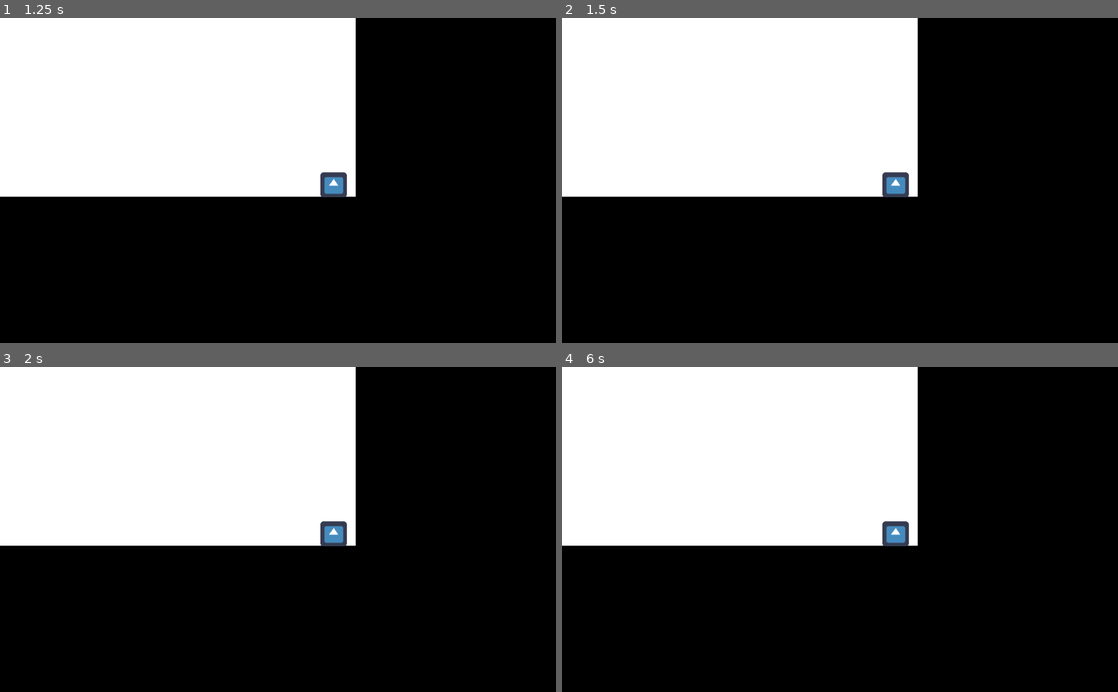
Above: before the commit, frames 1-4 (two rows, left to right).
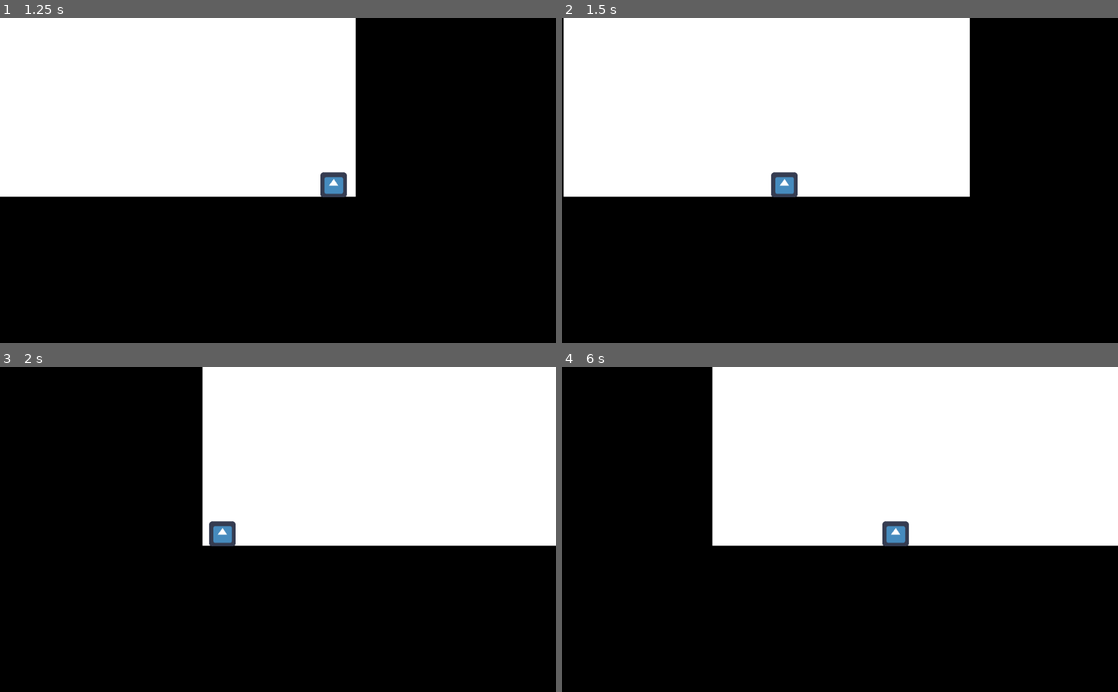
Above: after the commit, the same moments.

Repository: Alkouille/Evolve
Game: Godot game, scene res://Scene/Map.tscn
The game is run twice, just before and just after one commit, with the same random seed, the same clock (stepped at 60 frames per second) and the same inputs. The engine's default icon, where the game draws it, is replaced by a stand-in: a white triangle on a blue panel in a dark square.
Inputs:
- Up to frame 1 (1.25 s): tap Enter at 0.5 s; hold D (WalkRight) from 0.53 s (still down)
- Up to frame 2 (1.5 s): tap Space at 1.25 s; release D (WalkRight) at 1.28 s; hold Q (WalkLeft) from 1.28 s (still down)
- Up to frame 3 (2 s): keep holding Q (WalkLeft)
- Up to frame 4 (6 s): tap Enter at 2, 3.5 s; release Q (WalkLeft) at 2.03 s; hold D (WalkRight) 2.03-3.53 s; tap Space at 2.75, 4.25 s; hold Q (WalkLeft) 3.53-5.78 s; hold D (WalkRight) from 5.78 s (still down)

Frame 1 is identical in both runs. In frame 2, 6.2% of the frame differs, in the area x 0-74%, y 0-56%; in frame 3, 41%, in the area x 0-100%, y 0-56%; in frame 4, 35%.

Commit message:
Update the Apple & Player script
The Apple have now a name ! "Cherry"

Diff:
--- a/Scene/Apple.tscn
+++ b/Scene/Apple.tscn
@@ -1,16 +1,25 @@
-[gd_scene load_steps=4 format=2]
+[gd_scene load_steps=6 format=2]
 
 [ext_resource path="res://Script/Apple.gd" type="Script" id=1]
 [ext_resource path="res://Graphisme/Apple.png" type="Texture" id=2]
+[ext_resource path="res://font/LemonMilk.otf" type="DynamicFontData" id=3]
 
 [sub_resource type="RectangleShape2D" id=1]
 
 custom_solver_bias = 0.0
 extents = Vector2( 335.638, 30.5918 )
 
-[node name="Apple" type="StaticBody2D"]
+[sub_resource type="DynamicFont" id=2]
 
-position = Vector2( 4.54062, 2.96489 )
+size = 75
+use_mipmaps = true
+use_filter = false
+font_data = ExtResource( 3 )
+_sections_unfolded = [ "Extra Spacing", "Font", "Resource", "Settings" ]
+
+[node name="Apple" type="StaticBody2D" index="0"]
+
+position = Vector2( -1.68391, -0.68397 )
 scale = Vector2( 0.288421, 0.288049 )
 input_pickable = false
 collision_layer = 1
@@ -23,7 +32,7 @@
 
 [node name="Sprite" type="Sprite" parent="." index="0"]
 
-position = Vector2( -8.68813, -8.03899 )
+position = Vector2( 5.45142, 2.39305 )
 scale = Vector2( 3.80775, 4.13997 )
 texture = ExtResource( 2 )
 
@@ -41,8 +50,49 @@
 
 [node name="AreaShape" type="CollisionShape2D" parent="Area2D" index="0"]
 
-position = Vector2( -24.8491, -90.2258 )
+position = Vector2( 52.8572, -16.8674 )
 scale = Vector2( -0.378254, 5.09226 )
 shape = SubResource( 1 )
 
+[node name="Text" type="RichTextLabel" parent="." index="2"]
+
+anchor_left = 0.0
+anchor_top = 0.0
+anchor_right = 0.0
+anchor_bottom = 0.0
+margin_left = 44.0
+margin_top = -164.0
+margin_right = 675.0
+margin_bottom = 141.0
+rect_pivot_offset = Vector2( 0, 0 )
+rect_clip_content = true
+focus_mode = 2
+mouse_filter = 0
+mouse_default_cursor_shape = 0
+size_flags_horizontal = 1
+size_flags_vertical = 1
+size_flags_stretch_ratio = 10.0
+custom_fonts/normal_font = SubResource( 2 )
+bbcode_enabled = true
+bbcode_text = "Hi !"
+visible_characters = 999
+percent_visible = 1.0
+meta_underlined = false
+tab_size = 1
+text = "Hi !"
+scroll_active = false
+scroll_following = false
+selection_enabled = true
+override_selected_font_color = false
+_sections_unfolded = [ "BBCode", "Material", "Pause", "Size Flags", "Theme", "Visibility", "custom_colors", "custom_constants", "custom_fonts", "custom_styles" ]
+
+[node name="Timer" type="Timer" parent="." index="3"]
+
+process_mode = 1
+wait_time = 1.0
+one_shot = false
+autostart = false
+
 [connection signal="body_entered" from="Area2D" to="." method="_on_Area2D_body_entered"]
+
+[connection signal="timeout" from="Timer" to="." method="_on_Timer_timeout"]
--- a/Script/Apple.gd
+++ b/Script/Apple.gd
@@ -1,9 +1,6 @@
 extends StaticBody2D
 
-onready var players = get_tree().get_nodes_in_group("hero")
-onready var  player = players[0] # To get a Ref to the player
-
-
+var textCount = 0
 func _ready():
 	# Called when the node is added to the scene for the first time.
 	# Initialization here
@@ -16,9 +13,19 @@
 
 
 func _on_Area2D_body_entered(body):
+	textCount = 0
 	if body.is_in_group("player"):
 		if body.actualGameplay.size() >= 4:
-			player.actualGameplay += "Apple"
+			body.actualGameplay += "Apple"
 			queue_free()
 		else:
-			pass
+			$Text.set_text("Hi,  i'm Cherry the Apple ! ")
+			$Text
+			$Timer.start()
+
+
+
+
+func _on_Timer_timeout():
+	if textCount == 0:
+		$Text.set_text("Hi ?")
--- a/Script/Player.gd
+++ b/Script/Player.gd
@@ -1,6 +1,6 @@
 extends KinematicBody2D
 
-var actualGameplay = ["moveright"]
+var actualGameplay = ["moveright", "moveleft"]
 var finalGamePlay = ["moveright", "moveLeft", "moveUpAndDown", "Talk"]
 
 func _ready():
